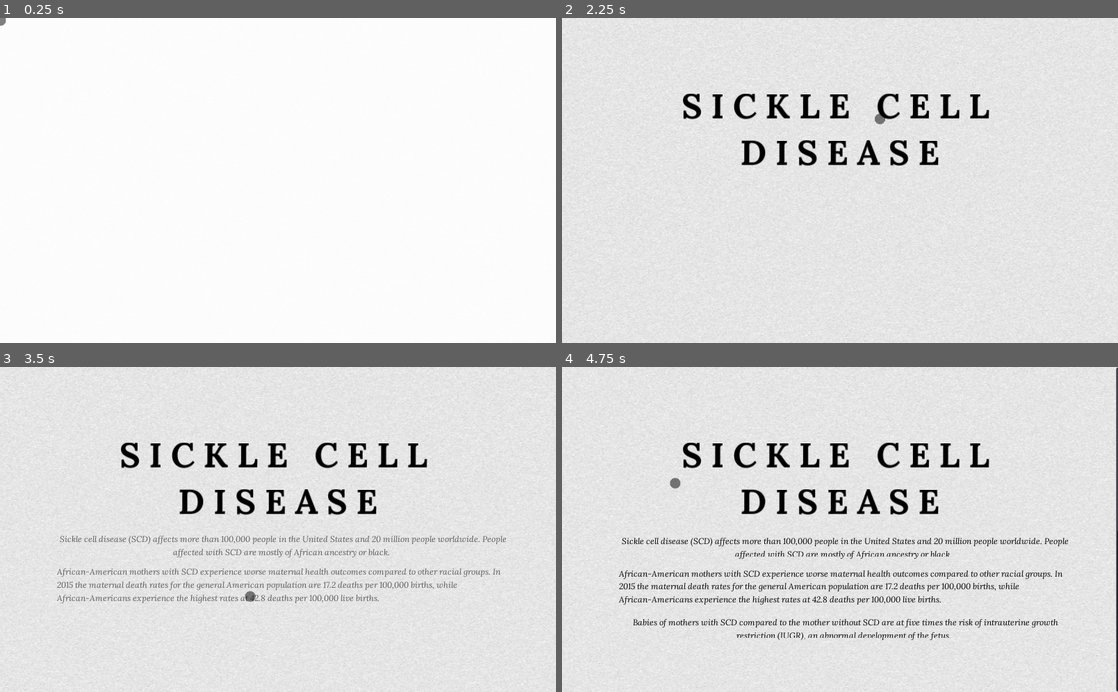
Above: before the commit, frames 1-4 (two rows, left to right).
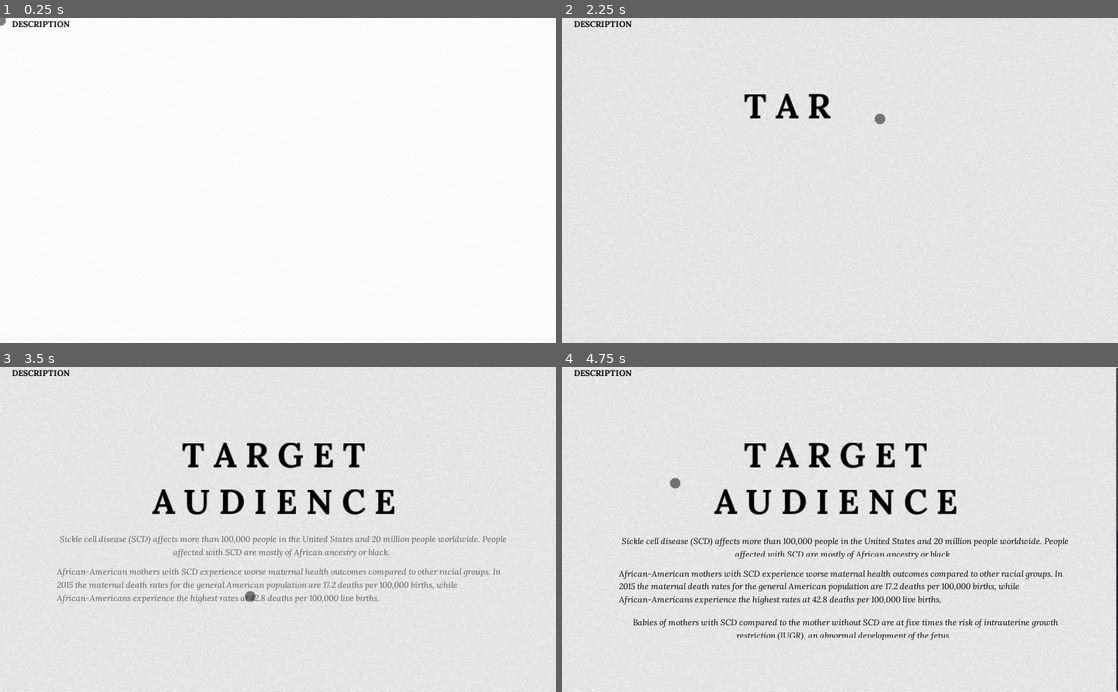
Above: after the commit, the same moments.

Repository: pengink/SCDPresentation
Game: Godot game, scene res://Main.tscn
Same seed, same stepped clock (60 frames per second), same inputs: the game is played once before the commit and once after it.
Inputs (mouse positions are in pixels of both pictures, inside the frame that each line leads up to):
- Up to frame 1 (0.25 s): no input
- Up to frame 2 (2.25 s): tap Enter at 0.5 s; move the mouse to (962, 164) at 0.52 s; press the mouse at (962, 164) at 0.53 s; move the mouse to (728, 196) at 1.27 s; release the mouse at (728, 196) at 1.28 s; tap Mouse wheel down (scroll_down) at 1.35 s; click (728, 196) at 1.42 s; move the mouse to (895, 109) at 2.02 s; hold Mouse wheel up (scroll_up) from 2.03 s (still down); click (895, 109) at 2.17 s
- Up to frame 3 (3.5 s): move the mouse to (250, 594) at 2.77 s; release Mouse wheel up (scroll_up) at 2.78 s; click (250, 594) at 2.85 s
- Up to frame 4 (4.75 s): move the mouse to (1006, 578) at 3.52 s; hold Mouse wheel down (scroll_down) 3.53-4.28 s; click (1006, 578) at 3.67 s; move the mouse to (673, 480) at 4.27 s; tap Mouse wheel up (scroll_up) at 4.35 s; click (673, 480) at 4.42 s

The runs differ from the first frame. In frame 1, 0.1% of the frame differs, in the area x 2-13%, y 0-3%; in frame 2, 3.0%; in frame 3, 4.0%, in the area x 2-77%, y 0-46%; in frame 4, 4.0%.

Commit message:
tooltipfix

Diff:
--- a/BloodVesselModel/RBC.tscn
+++ b/BloodVesselModel/RBC.tscn
@@ -1,9 +1,11 @@
-[gd_scene load_steps=2 format=2]
+[gd_scene load_steps=3 format=2]
 
 [ext_resource path="res://BloodVesselModel/RBC.gltf" type="PackedScene" id=1]
+[ext_resource path="res://RBC/material.material" type="Material" id=2]
 
 [node name="Cell" instance=ExtResource( 1 )]
 
 [node name="Object_4" parent="Sketchfab_model/root/GLTF_SceneRootNode/Torus002_0" index="0"]
-transform = Transform( 1, 7.45058e-08, -2.98023e-08, -2.23517e-08, 1, 0, 0, 0, 1, 0, 0, 0 )
+transform = Transform( 1, 1.49012e-07, -8.9407e-08, -2.23517e-08, 1, 0, 0, 0, 1, 0, 0, 0 )
 "blend_shapes/Key 1" = 0.0
+material/0 = ExtResource( 2 )
--- a/GUI.tscn
+++ b/GUI.tscn
@@ -9,6 +9,7 @@
 [ext_resource path="res://script/Tips.gd" type="Script" id=7]
 [ext_resource path="res://ToContinue.tres" type="Animation" id=8]
 [ext_resource path="res://textures/sickle cell.jpg" type="Texture" id=9]
+[ext_resource path="res://Fonts/static/Lora-Bold.ttf" type="DynamicFontData" id=10]
 
 [sub_resource type="Animation" id=81]
 resource_name = "MainPage"
@@ -158,64 +159,101 @@
 "values": [ 0, 653 ]
 }
 tracks/12/type = "value"
-tracks/12/path = NodePath("../Continue:visible")
+tracks/12/path = NodePath("../Page1:visible")
 tracks/12/interp = 1
 tracks/12/loop_wrap = true
 tracks/12/imported = false
 tracks/12/enabled = true
 tracks/12/keys = {
-"times": PoolRealArray( 0 ),
-"transitions": PoolRealArray( 1 ),
-"update": 1,
-"values": [ false ]
+"times": PoolRealArray( 0, 3 ),
+"transitions": PoolRealArray( 1, 1 ),
+"update": 1,
+"values": [ true, true ]
 }
 tracks/13/type = "value"
-tracks/13/path = NodePath("../Page1:visible")
+tracks/13/path = NodePath("../Tips/Page1/CheckButton:rect_position")
 tracks/13/interp = 1
 tracks/13/loop_wrap = true
 tracks/13/imported = false
 tracks/13/enabled = true
 tracks/13/keys = {
-"times": PoolRealArray( 0 ),
-"transitions": PoolRealArray( 1 ),
-"update": 1,
-"values": [ true ]
+"times": PoolRealArray( 0, 1, 1.5 ),
+"transitions": PoolRealArray( 1, 1, 1 ),
+"update": 0,
+"values": [ Vector2( 1050, 0 ), Vector2( 1050, 0 ), Vector2( 310, 0 ) ]
 }
 tracks/14/type = "value"
-tracks/14/path = NodePath("../Tips/Page1/CheckButton:rect_position")
+tracks/14/path = NodePath("../Tips/Page1/CheckButton:disabled")
 tracks/14/interp = 1
 tracks/14/loop_wrap = true
 tracks/14/imported = false
 tracks/14/enabled = true
 tracks/14/keys = {
-"times": PoolRealArray( 0, 1, 1.5 ),
-"transitions": PoolRealArray( 1, 1, 1 ),
-"update": 0,
-"values": [ Vector2( 1050, 0 ), Vector2( 1050, 0 ), Vector2( 310, 0 ) ]
+"times": PoolRealArray( 0, 1.5 ),
+"transitions": PoolRealArray( 1, 1 ),
+"update": 1,
+"values": [ true, false ]
 }
 tracks/15/type = "value"
-tracks/15/path = NodePath("../Tips/Page1/CheckButton:disabled")
+tracks/15/path = NodePath("../Continue:visible")
 tracks/15/interp = 1
 tracks/15/loop_wrap = true
 tracks/15/imported = false
 tracks/15/enabled = true
 tracks/15/keys = {
-"times": PoolRealArray( 0, 1.5 ),
+"times": PoolRealArray( 0, 3 ),
 "transitions": PoolRealArray( 1, 1 ),
 "update": 1,
-"values": [ true, false ]
+"values": [ false, true ]
 }
 tracks/16/type = "value"
-tracks/16/path = NodePath("../Tips/Page1:visible")
+tracks/16/path = NodePath("../Continue:rect_position")
 tracks/16/interp = 1
 tracks/16/loop_wrap = true
 tracks/16/imported = false
 tracks/16/enabled = true
 tracks/16/keys = {
-"times": PoolRealArray( 0 ),
-"transitions": PoolRealArray( 1 ),
-"update": 1,
-"values": [ true ]
+"times": PoolRealArray( 3 ),
+"transitions": PoolRealArray( 1 ),
+"update": 0,
+"values": [ Vector2( -220, 560 ) ]
+}
+tracks/17/type = "value"
+tracks/17/path = NodePath("../Continue:rect_scale")
+tracks/17/interp = 1
+tracks/17/loop_wrap = true
+tracks/17/imported = false
+tracks/17/enabled = true
+tracks/17/keys = {
+"times": PoolRealArray( 0, 3 ),
+"transitions": PoolRealArray( 1, 1 ),
+"update": 1,
+"values": [ Vector2( 1, 1 ), Vector2( 0.7, 0.7 ) ]
+}
+tracks/18/type = "value"
+tracks/18/path = NodePath("Title:text")
+tracks/18/interp = 1
+tracks/18/loop_wrap = true
+tracks/18/imported = false
+tracks/18/enabled = true
+tracks/18/keys = {
+"times": PoolRealArray( 0, 1.5, 2 ),
+"transitions": PoolRealArray( 1, 1, 1 ),
+"update": 1,
+"values": [ "TARGET AUDIENCE
+", "DESCRIPTION", "DESCRIPTION" ]
+}
+tracks/19/type = "value"
+tracks/19/path = NodePath("Title:visible_characters")
+tracks/19/interp = 1
+tracks/19/loop_wrap = true
+tracks/19/imported = false
+tracks/19/enabled = true
+tracks/19/keys = {
+"times": PoolRealArray( 0, 0.6, 1, 1.5 ),
+"transitions": PoolRealArray( 1, 1, 1, 1 ),
+"update": 0,
+"values": [ 25, 25, 0, 11 ]
 }
 
 [sub_resource type="Animation" id=84]
@@ -255,7 +293,7 @@
 tracks/0/imported = false
 tracks/0/enabled = true
 tracks/0/keys = {
-"times": PoolRealArray( 0, 0.5, 1 ),
+"times": PoolRealArray( 0, 0.8, 1.3 ),
 "transitions": PoolRealArray( 1, 1, 1 ),
 "update": 0,
 "values": [ Color( 1, 1, 1, 0.777778 ), Color( 1, 1, 1, 1 ), Color( 1, 1, 1, 0 ) ]
@@ -267,7 +305,7 @@
 tracks/1/imported = false
 tracks/1/enabled = true
 tracks/1/keys = {
-"times": PoolRealArray( 0, 0.5, 1.2, 5 ),
+"times": PoolRealArray( 0, 0.8, 1.3, 5 ),
 "transitions": PoolRealArray( 1, 1, 1, 1 ),
 "update": 0,
 "values": [ Vector2( 200, 110 ), Vector2( 200, 110 ), Vector2( 200, 120 ), Vector2( 200, 120 ) ]
@@ -279,7 +317,7 @@
 tracks/2/imported = false
 tracks/2/enabled = true
 tracks/2/keys = {
-"times": PoolRealArray( 0, 0.5, 1.2, 5 ),
+"times": PoolRealArray( 0, 0.8, 1.3, 5 ),
 "transitions": PoolRealArray( 1, 1, 1, 1 ),
 "update": 0,
 "values": [ Vector2( 1, 1 ), Vector2( 1, 1 ), Vector2( 1, 1 ), Vector2( 1, 1 ) ]
@@ -303,7 +341,7 @@
 tracks/4/imported = false
 tracks/4/enabled = true
 tracks/4/keys = {
-"times": PoolRealArray( 0, 0.5, 1.2 ),
+"times": PoolRealArray( 0, 0.8, 1.3 ),
 "transitions": PoolRealArray( 1, 1, 1 ),
 "update": 0,
 "values": [ Color( 0, 0, 0, 0 ), Color( 0, 0, 0, 0 ), Color( 0, 0, 0, 1 ) ]
@@ -411,7 +449,7 @@
 tracks/13/imported = false
 tracks/13/enabled = true
 tracks/13/keys = {
-"times": PoolRealArray( 0, 0.4, 1.5, 5 ),
+"times": PoolRealArray( 0, 0.7, 1.3, 5 ),
 "transitions": PoolRealArray( 1, 1, 1, 1 ),
 "update": 0,
 "values": [ 3, 3, 16, 16 ]
@@ -501,7 +539,7 @@
 "values": [ false ]
 }
 tracks/21/type = "value"
-tracks/21/path = NodePath("../Tips/Page1:visible")
+tracks/21/path = NodePath("../Continue:rect_position")
 tracks/21/interp = 1
 tracks/21/loop_wrap = true
 tracks/21/imported = false
@@ -509,8 +547,45 @@
 tracks/21/keys = {
 "times": PoolRealArray( 0 ),
 "transitions": PoolRealArray( 1 ),
-"update": 1,
-"values": [ false ]
+"update": 0,
+"values": [ Vector2( 0, 540 ) ]
+}
+tracks/22/type = "value"
+tracks/22/path = NodePath("../Continue:rect_scale")
+tracks/22/interp = 1
+tracks/22/loop_wrap = true
+tracks/22/imported = false
+tracks/22/enabled = true
+tracks/22/keys = {
+"times": PoolRealArray( 0 ),
+"transitions": PoolRealArray( 1 ),
+"update": 0,
+"values": [ Vector2( 1, 1 ) ]
+}
+tracks/23/type = "value"
+tracks/23/path = NodePath("Title:text")
+tracks/23/interp = 1
+tracks/23/loop_wrap = true
+tracks/23/imported = false
+tracks/23/enabled = true
+tracks/23/keys = {
+"times": PoolRealArray( 0, 2, 2.2 ),
+"transitions": PoolRealArray( 1, 1, 1 ),
+"update": 1,
+"values": [ "SICKLE CELL DISEASE", "SICKLE CELL DISEASE", "TARGET AUDIENCE
+" ]
+}
+tracks/24/type = "value"
+tracks/24/path = NodePath("Title:visible_characters")
+tracks/24/interp = 1
+tracks/24/loop_wrap = true
+tracks/24/imported = false
+tracks/24/enabled = true
+tracks/24/keys = {
+"times": PoolRealArray( 0, 0.7, 2, 2.2, 2.6 ),
+"transitions": PoolRealArray( 1, 1, 1, 1, 1 ),
+"update": 0,
+"values": [ 0, 17, 17, 0, 25 ]
 }
 
 [sub_resource type="CanvasItemMaterial" id=62]
@@ -801,6 +876,10 @@
 size = 14
 font_data = ExtResource( 6 )
 
+[sub_resource type="DynamicFont" id=121]
+use_filter = true
+font_data = ExtResource( 10 )
+
 [sub_resource type="DynamicFont" id=118]
 size = 12
 outline_color = Color( 0, 0, 0, 1 )
@@ -884,36 +963,24 @@
 resource_name = "Popup"
 length = 0.5
 tracks/0/type = "value"
-tracks/0/path = NodePath("../Label/AnimatedSprite:scale")
-tracks/0/interp = 2
+tracks/0/path = NodePath("../Label:visible")
+tracks/0/interp = 1
 tracks/0/loop_wrap = true
 tracks/0/imported = false
 tracks/0/enabled = true
 tracks/0/keys = {
-"times": PoolRealArray( 0, 0.3, 0.5 ),
-"transitions": PoolRealArray( 1, 1, 1 ),
-"update": 0,
-"values": [ Vector2( 0.05, 0.05 ), Vector2( 0.27, 0.27 ), Vector2( 0.25, 0.25 ) ]
+"times": PoolRealArray( 0 ),
+"transitions": PoolRealArray( 1 ),
+"update": 1,
+"values": [ true ]
 }
 tracks/1/type = "value"
-tracks/1/path = NodePath("../Label:visible")
+tracks/1/path = NodePath("../Label:rect_scale")
 tracks/1/interp = 1
 tracks/1/loop_wrap = true
 tracks/1/imported = false
 tracks/1/enabled = true
 tracks/1/keys = {
-"times": PoolRealArray( 0 ),
-"transitions": PoolRealArray( 1 ),
-"update": 1,
-"values": [ true ]
-}
-tracks/2/type = "value"
-tracks/2/path = NodePath("../Label:rect_scale")
-tracks/2/interp = 1
-tracks/2/loop_wrap = true
-tracks/2/imported = false
-tracks/2/enabled = true
-tracks/2/keys = {
 "times": PoolRealArray( 0, 0.3, 0.5 ),
 "transitions": PoolRealArray( 1, 1, 1 ),
 "update": 0,
@@ -922,6 +989,7 @@
 
 [node name="GUI" type="CanvasLayer"]
 script = ExtResource( 2 )
+can_scroll = true
 
 [node name="AnimationPlayer" type="AnimationPlayer" parent="."]
 root_node = NodePath("../StartUp")
@@ -951,14 +1019,14 @@
 margin_bottom = 600.0
 
 [node name="Title" type="Label" parent="StartUp"]
-modulate = Color( 0, 0, 0, 0 )
+modulate = Color( 0, 0, 0, 1 )
 margin_left = 30.0
 margin_top = 60.0
 margin_right = 654.0
-margin_bottom = 229.014
+margin_bottom = 315.0
 rect_scale = Vector2( 0.4, 0.4 )
 custom_fonts/font = SubResource( 88 )
-text = "SICKLE CELL DISEASE"
+text = "DESCRIPTION"
 align = 1
 autowrap = true
 
@@ -966,15 +1034,14 @@
 visible = false
 modulate = Color( 0, 0, 0, 0 )
 margin_left = 105.0
-margin_top = 300.0
+margin_top = 310.0
 margin_right = 929.0
-margin_bottom = 353.0
+margin_bottom = 363.0
 mouse_filter = 1
 custom_fonts/font = SubResource( 89 )
 text = "Sickle cell disease (SCD) affects more than 100,000 people in the United States and 20 million people worldwide. People affected with SCD are mostly of African ancestry or black."
 align = 1
 autowrap = true
-percent_visible = 0.0
 max_lines_visible = 9
 
 [node name="Desc" type="Label" parent="StartUp/Desc"]
@@ -986,7 +1053,6 @@
 custom_fonts/font = SubResource( 89 )
 text = "African-American mothers with SCD experience worse maternal health outcomes compared to other racial groups. In …(196 unchanged characters)…
 autowrap = true
-percent_visible = 0.0
 max_lines_visible = 9
 
 [node name="Desc" type="Label" parent="StartUp/Desc/Desc"]
@@ -1000,12 +1066,12 @@
 "
 align = 1
 autowrap = true
-percent_visible = 0.0
+percent_visible = 0.993007
 max_lines_visible = 9
 
 [node name="ColorRect" type="ColorRect" parent="StartUp"]
 visible = false
-modulate = Color( 1, 1, 1, 0.777778 )
+modulate = Color( 1, 1, 1, 0 )
 margin_right = 1024.0
 margin_bottom = 600.0
 
@@ -1025,14 +1091,15 @@
 
       Sickle cells last for 10-20 days compared to the normal red blood cell (90-120 days), however new sickle cells ar …(188 unchanged characters)…
 autowrap = true
-percent_visible = 1.00153
+percent_visible = 0.995427
 
 [node name="Continue" type="Label" parent="."]
 visible = false
 modulate = Color( 0, 0, 0, 1 )
-margin_top = 540.0
-margin_right = 1024.0
-margin_bottom = 562.0
+margin_left = -220.0
+margin_top = 560.0
+margin_right = 804.0
+margin_bottom = 582.0
 custom_fonts/font = SubResource( 120 )
 text = "Scroll down to continue"
 align = 1
@@ -1052,13 +1119,21 @@
 autoplay = "ToContinue"
 anims/ToContinue = ExtResource( 8 )
 
+[node name="Title" type="Label" parent="."]
+modulate = Color( 0, 0, 0, 1 )
+margin_right = 150.0
+margin_bottom = 47.0
+custom_fonts/font = SubResource( 121 )
+text = "DESCRIPTION"
+align = 1
+autowrap = true
+
 [node name="ScrollContainer" type="ScrollContainer" parent="."]
 margin_right = 1025.0
-margin_bottom = 1200.0
+margin_bottom = 600.0
 rect_clip_content = false
 mouse_filter = 1
 scroll_horizontal_enabled = false
-scroll_vertical_enabled = false
 
 [node name="ColorRect" type="ColorRect" parent="ScrollContainer"]
 margin_right = 1013.0
@@ -1098,6 +1173,7 @@
 mouse_filter = 2
 
 [node name="Page1" type="Control" parent="Tips"]
+visible = false
 margin_right = 40.0
 margin_bottom = 40.0
 
@@ -1125,8 +1201,10 @@
 text = "[Open link]"
 
 [node name="AnimatedSprite" type="AnimatedSprite" parent="Tips/Label"]
+scale = Vector2( 0.25, 0.25 )
 frames = SubResource( 105 )
-animation = "idle"
+animation = "donut_chart"
+frame = 10
 playing = true
 offset = Vector2( 600, -600 )
 
--- a/script/Tips.gd
+++ b/script/Tips.gd
@@ -37,6 +37,8 @@
 func Page0_Panel2():
 	on_desc = 2
 	$Label/AnimatedSprite.play("donut_chart")
+	$Label/AnimatedSprite.offset = Vector2(600, -600)
+	$Label/AnimatedSprite.scale = Vector2(0.3, 0.3)
 	$AnimationPlayer.play("Popup")
 
 func Page0_Panel3():
@@ -48,3 +50,5 @@
 	on_desc = 4
 	$Label/AnimatedSprite.play("sickling")
 	$AnimationPlayer.play("Popup")
+	$Label/AnimatedSprite.offset = Vector2(200, -320)
+	$Label/AnimatedSprite.scale = Vector2(.6, .6)
Not shown: 1 places in GUI.tscn that only renumber resources
